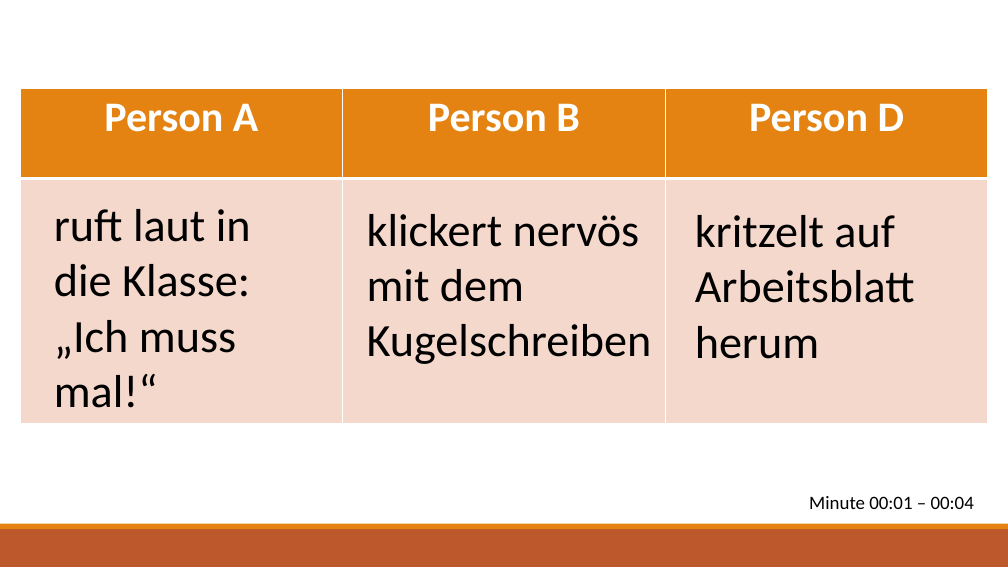
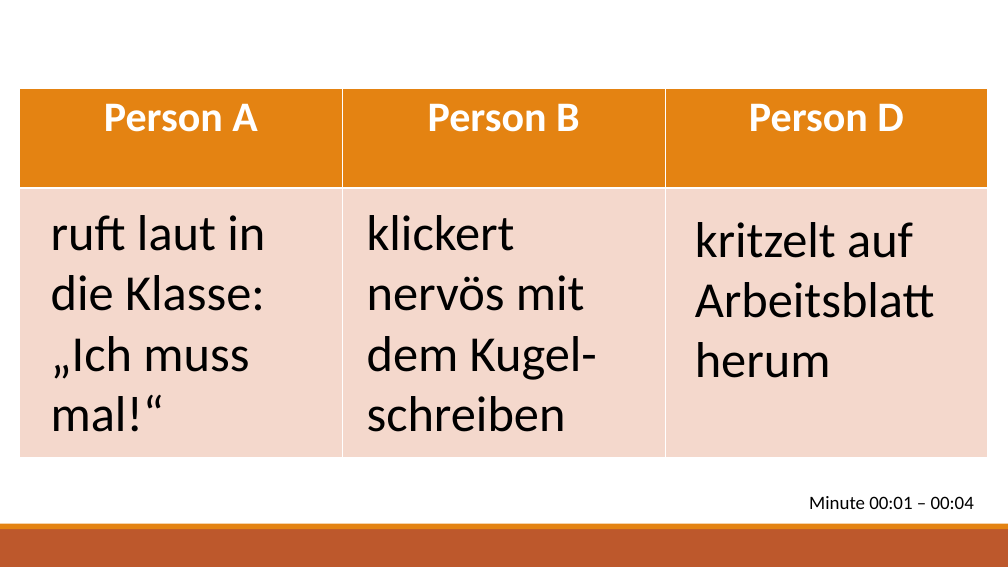
Before and after one commit to ginaamri/Mandy-PhD, a slide deck: slide 5 of studies/labor study_A/script_labpilotpersonC.pptx. Drawn at 1008x567 pixels with LibreOffice and Linux fonts; fonts in the diff are those of the drawing. Boxes give left, top, right and bottom in pixels: in the first picture for what was removed or moved away, otherwise in the second. Text is boxed around its words. In the diff, an @@ line names an element or a change of style, - is before the commit and + after.

```diff
--- a/studies/labor study_A/script_labpilotpersonC.pptx
+++ b/studies/labor study_A/script_labpilotpersonC.pptx
@@ table: place and size @@
-table at bbox=[20, 88, 989, 423]
+table at bbox=[20, 88, 988, 457]
@@ text "ruft laut in die Klasse:" at bbox=[51, 215, 265, 432]: size 44 to 48 pt @@
@@ text "kritzelt auf Arbeitsblatt herum" at bbox=[695, 222, 935, 378]: size 44 to 48 pt @@
@@ text at bbox=[367, 215, 597, 432]: text changed; size 44 to 48 pt @@
-klickert nervös mit dem Kugelschreiben
+klickert nervös mit dem Kugel-schreiben
```
Also in this commit, not shown: 2 other slides changed, 26 other files.
